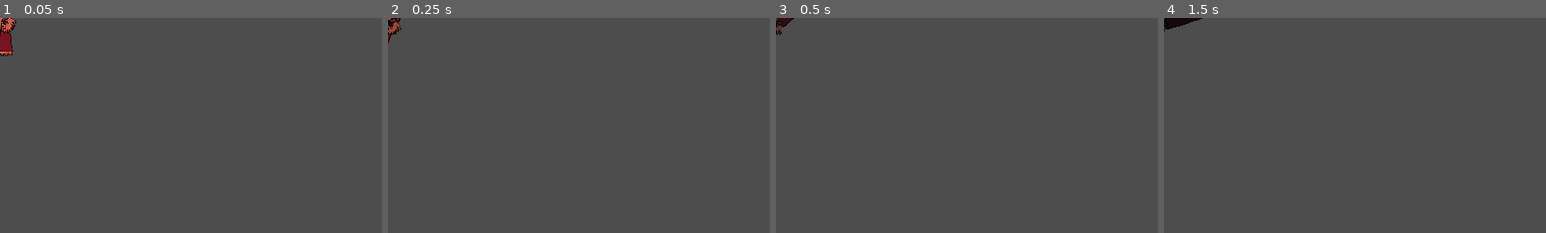
Above: before the commit, frames 1-4 (left to right).
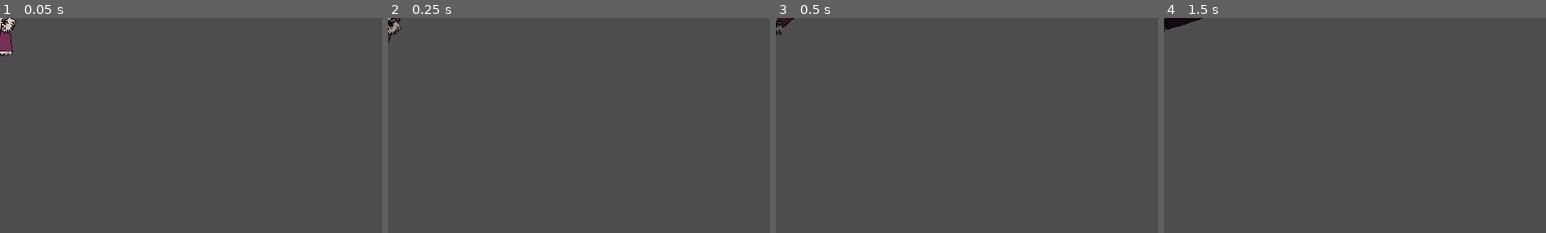
Above: after the commit, the same moments.

Repository: TheJP/GMTKGameJam2023
Game: Godot game, scene res://Enemy/enemy_corpse.tscn
Same seed, same stepped clock (60 frames per second), same inputs: the game is played once before the commit and once after it. This scene is started directly instead of the project's main scene.
Inputs (mouse positions are % of the whole screen's width and height, from its top left):
- Up to frame 1 (0.05 s): no input
- Up to frame 2 (0.25 s): no input
- Up to frame 3 (0.5 s): no input
- Up to frame 4 (1.5 s): move the mouse to (72, 45) at 0.52 s; press the mouse at (72, 45) at 0.53 s; hold D (move_right) 0.53-1.28 s; tap Enter at 1.25 s; move the mouse to (30, 55) at 1.27 s; release the mouse at (30, 55) at 1.28 s; hold S (move_down) from 1.28 s (still down); click (30, 55) at 1.35 s
The pictures show only the part of the screen within x 0-50%, y 0-50%; the shares and areas given below are measured in that part.

The runs differ from the first frame. In frame 1, 0.5% of the frame differs, in the area x 0-4%, y 0-18%; in frame 2, 0.1%; in frame 3, less than 0.1%; in frame 4, nothing differs.
Error in both runs: Invalid access to property or key '_on_corpse_eaten' on a base object of type 'null instance'. (res://Enemy/enemy_corpse.gd:10)

Commit message:
Fixed hat tint again

Diff:
--- a/GMTKGameJam2023/Enemy/enemy_corpse.tscn
+++ b/GMTKGameJam2023/Enemy/enemy_corpse.tscn
@@ -10,7 +10,7 @@
 length = 0.001
 tracks/0/type = "value"
 tracks/0/imported = false
-tracks/0/enabled = false
+tracks/0/enabled = true
 tracks/0/path = NodePath(".:modulate")
 tracks/0/interp = 1
 tracks/0/loop_wrap = true
@@ -18,7 +18,7 @@
 "times": PackedFloat32Array(0),
 "transitions": PackedFloat32Array(1),
 "update": 0,
-"values": [Color(0.168627, 0.168627, 0.168627, 1)]
+"values": [Color(1, 1, 1, 1)]
 }
 tracks/1/type = "value"
 tracks/1/imported = false
@@ -94,7 +94,7 @@
 "times": PackedFloat32Array(0, 0.7),
 "transitions": PackedFloat32Array(1, 1),
 "update": 0,
-"values": [Color(1, 0.439216, 0.368627, 1), Color(0.168627, 0.168627, 0.168627, 1)]
+"values": [Color(1, 1, 1, 1), Color(0.168627, 0.168627, 0.168627, 1)]
 }
 tracks/1/type = "value"
 tracks/1/imported = false
Not shown: 1 places in GMTKGameJam2023/UIElements/ui_theme.tres that only renumber resources
